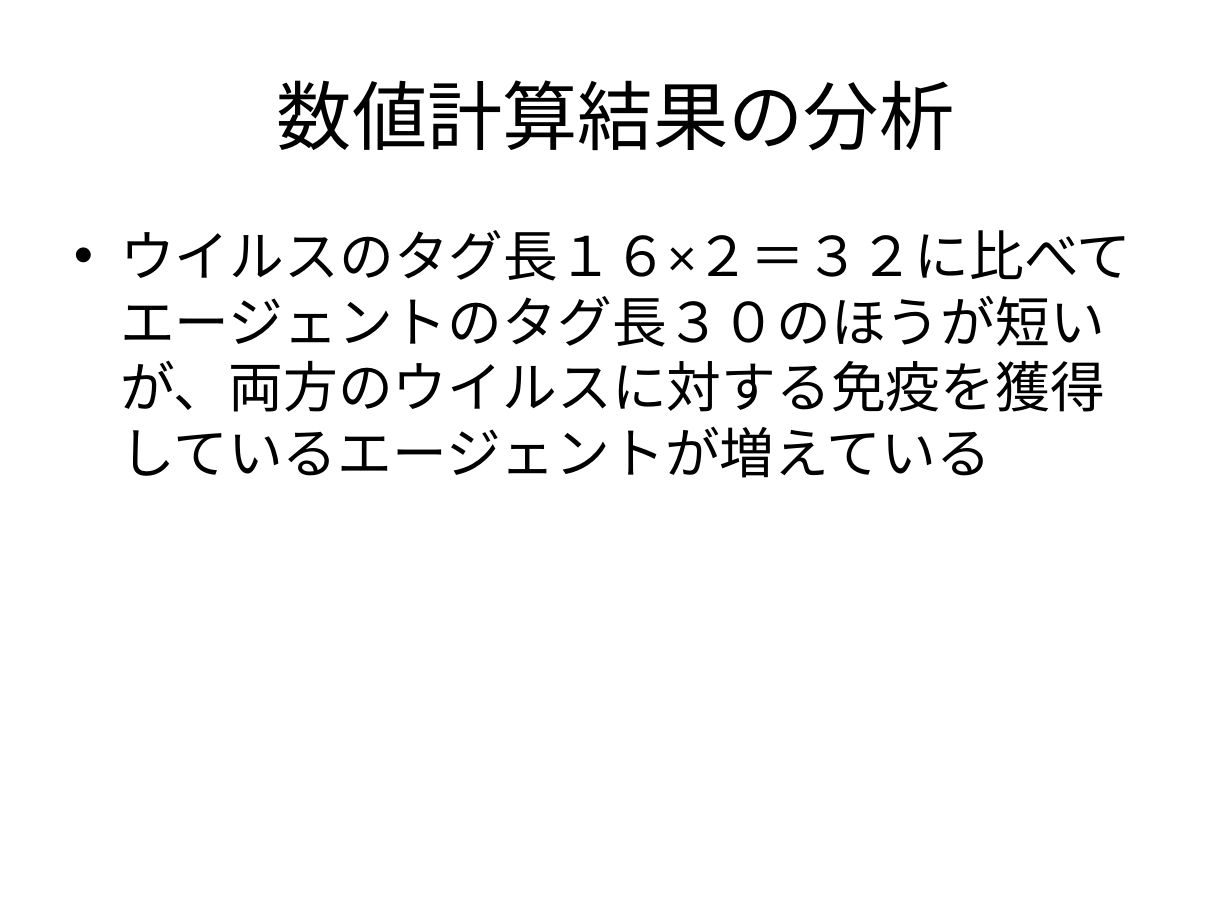
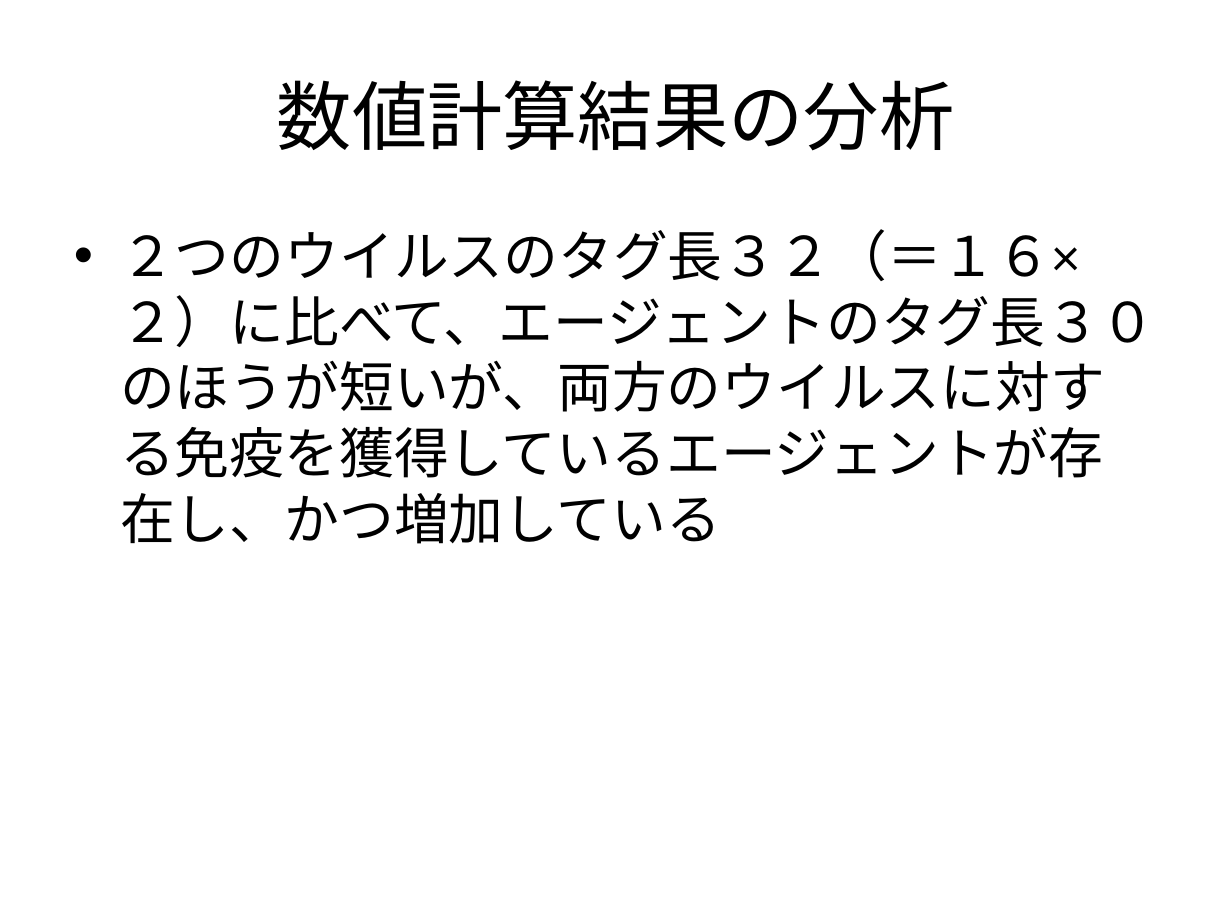
Before and after one commit to nkud/Research-BB, a slide deck: slide 15 of ppt/卒業研究.pptx. Drawn at 1232x924 pixels with LibreOffice and Linux fonts; fonts in the diff are those of the drawing. Boxes give left, top, right and bottom in pixels: in the first picture for what was removed or moved away, otherwise in the second. Text is boxed around its words. In the diff, an @@ line names an element or a change of style, - is before the commit and + after.

```diff
--- a/ppt/卒業研究.pptx
+++ b/ppt/卒業研究.pptx
@@ text at box(120, 229, 1155, 544): text changed @@
-• ウイルスのタグ長１６×２＝３２に比べてエージェントのタグ長３０のほうが短いが、両方のウイルスに対する免疫を獲得しているエージェントが増えている
+• ２つのウイルスのタグ長３２（＝１６×２）に比べて、エージェントのタグ長３０のほうが短いが、両方のウイルスに対する免疫を獲得しているエージェントが存在し、かつ増加している
```
Also in this commit, not shown: 8 other slides changed.
